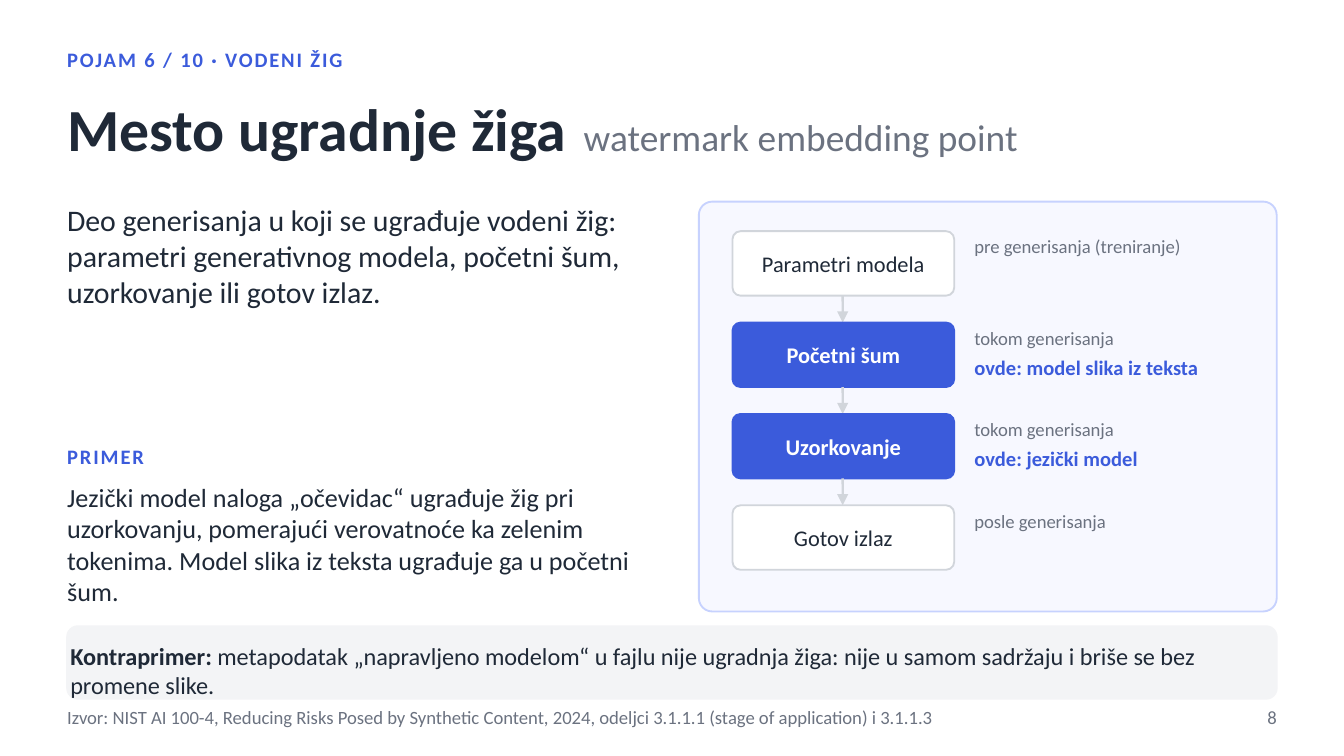
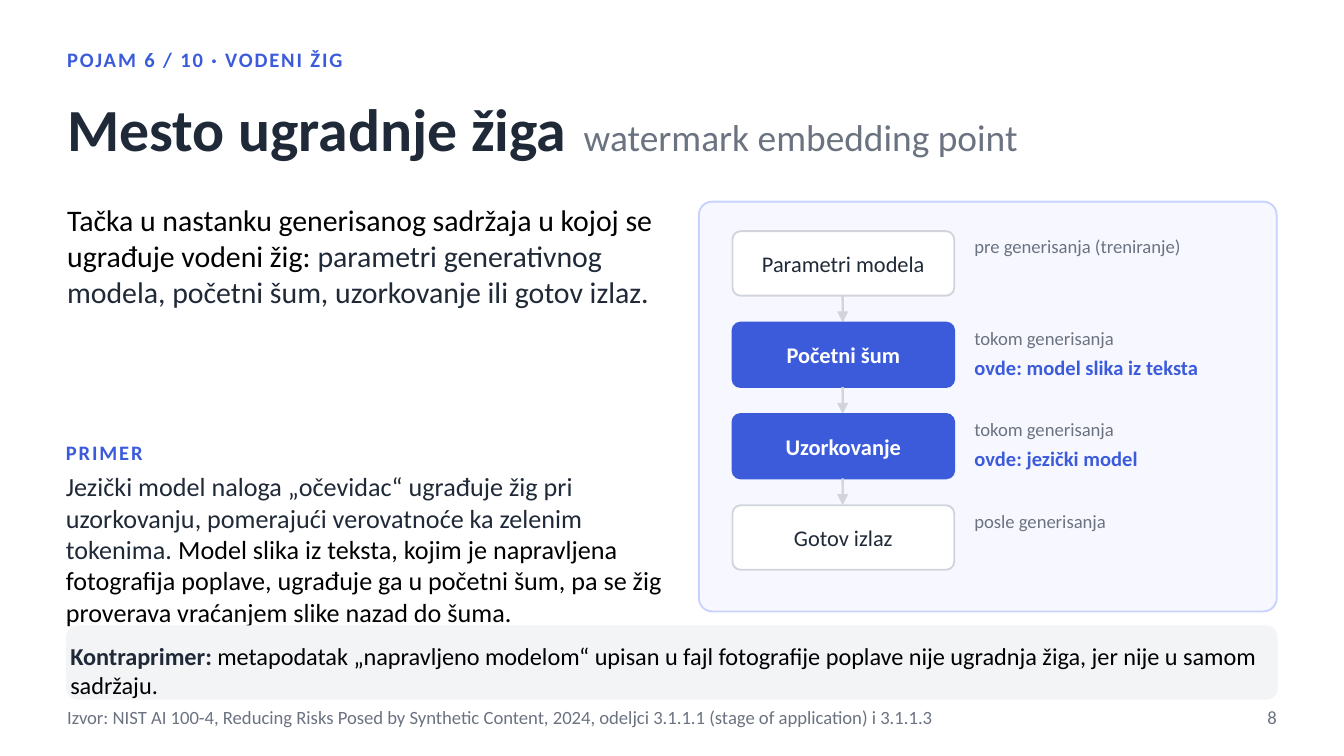
Before and after one commit to mijatkrivokapic/ai-content-detection, a slide deck: slide 8 of runde/runda-2/prezentacija-2/runda-2-prezentacija-2.pptx. Drawn at 1344x756 pixels with LibreOffice and Linux fonts; fonts in the diff are those of the drawing. Boxes give left, top, right and bottom in pixels: in the first picture for what was removed or moved away, otherwise in the second. Text is boxed around its words. In the diff, an @@ line names an element or a change of style, - is before the commit and + after.

```diff
--- a/runde/runda-2/prezentacija-2/runda-2-prezentacija-2.pptx
+++ b/runde/runda-2/prezentacija-2/runda-2-prezentacija-2.pptx
@@ text at (x1=67, y1=210, x2=652, y2=308): text changed @@
-Deo generisanja u koji se ugrađuje vodeni žig: parametri generativnog modela, početni šum, uzorkovanje ili gotov izlaz.
+Tačka u nastanku generisanog sadržaja u kojoj se ugrađuje vodeni žig: parametri generativnog modela, početni šum, uzorkovanje ili gotov izlaz.
@@ text "PRIMER" moved from (x1=67, y1=450, x2=144, y2=464) to (x1=66, y1=446, x2=143, y2=460) @@
@@ text at (x1=66, y1=477, x2=662, y2=627): text changed; text colour #1F2937 to #000000 @@
-Jezički model naloga „očevidac“ ugrađuje žig pri uzorkovanju, pomerajući verovatnoće ka zelenim tokenima. Model slika iz teksta ugrađuje ga u početni šum.
+Jezički model naloga „očevidac“ ugrađuje žig pri uzorkovanju, pomerajući verovatnoće ka zelenim tokenima. Model slika iz teksta, kojim je napravljena fotografija poplave, ugrađuje ga u početni šum, pa se žig proverava vraćanjem slike nazad do šuma.
@@ text in rounded rectangle at (x1=70, y1=647, x2=1256, y2=698): text changed; text colour #1F2937 to #000000 @@
-Kontraprimer: metapodatak „napravljeno modelom“ u fajlu nije ugradnja žiga: nije u samom sadržaju i briše se bez promene slike.
+Kontraprimer: metapodatak „napravljeno modelom“ upisan u fajl fotografije poplave nije ugradnja žiga, jer nije u samom sadržaju.
```
Also in this commit, not shown: 4 other slides changed, 1 other file.
